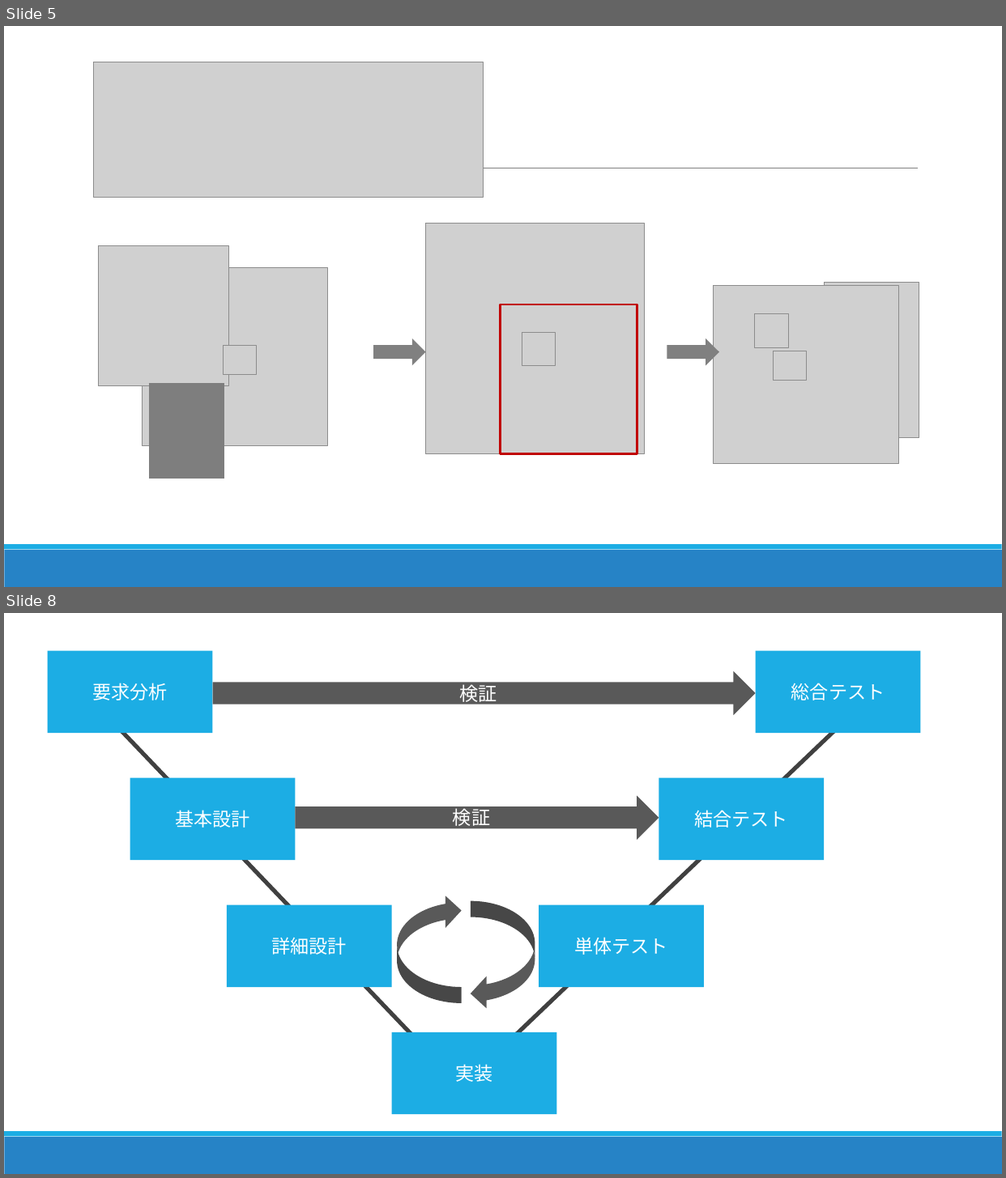
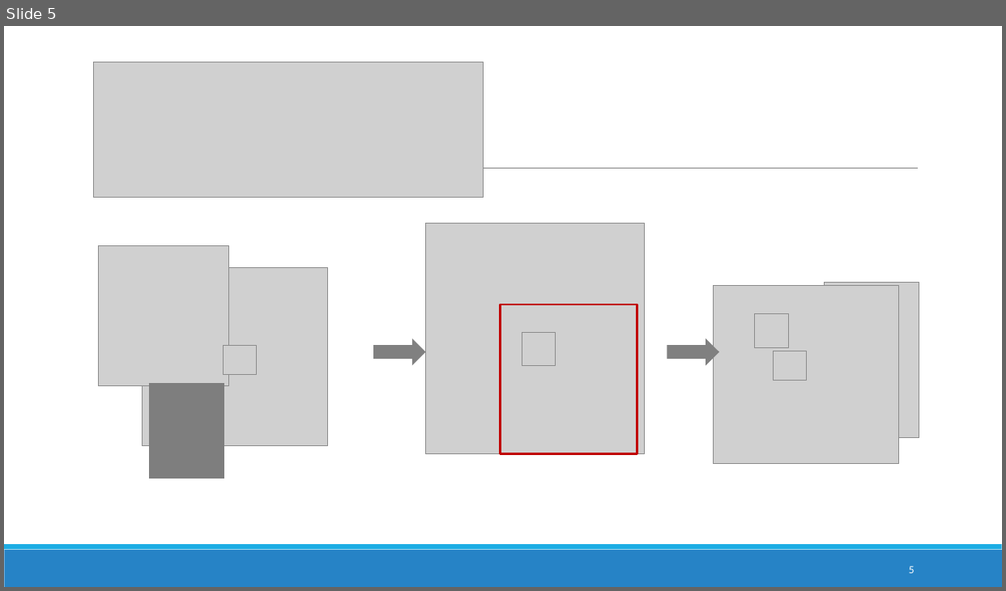
Before and after one commit to DJ956/YoloBarcodeReader, a slide deck: プレゼン/中間報告_danbara.pptx. Shown one above the other, each under a label of ours: slides 5 and 8 before the commit, slide 5 after it; the slides between them are not shown. The pictures are 1006x1178 and 1006x591 pixels, drawn with LibreOffice and Linux fonts; fonts in the diff are those of the drawing; grey boxes stand for pictures; background and template pictures are left out. Boxes give left, top, right and bottom in pixels: in the first picture for what was removed or moved away, otherwise in the second. Text is boxed around its words. In the diff, an @@ line names an element or a change of style, - is before the commit and + after.

```diff
--- a/プレゼン/中間報告_danbara.pptx
+++ b/プレゼン/中間報告_danbara.pptx
@@ slide 8 removed at [4,613,1002,1174], background #FFFFFF; not listed: 2 template elements that a slide beside it also shows @@
@@ rectangle removed at [48,650,213,733] @@
-要求分析
@@ rectangle removed at [756,650,921,733] @@
-総合テスト
@@ right arrow removed at [213,671,756,716] @@
-検証
@@ line removed from (505, 1045) to (864, 703) @@
@@ line removed from (107, 716) to (449, 1073) @@
@@ rectangle removed at [130,777,296,860] @@
-基本設計
@@ rectangle removed at [659,777,825,860] @@
-結合テスト
@@ right arrow removed at [296,796,659,840] @@
-検証
@@ curved left arrow removed at [397,895,462,1003] @@
@@ curved left arrow removed at [471,901,535,1010] @@
@@ rectangle removed at [226,905,392,987] @@
-詳細設計
@@ rectangle removed at [539,905,704,987] @@
-単体テスト
@@ rectangle removed at [392,1033,557,1114] @@
-実装
@@ slide 5 changed as well @@
@@ page number added at [909,566,914,574], 10.5 pt, text #FFFFFF @@
+5
```
Also in this commit, not shown: 7 other slides changed, 3 slides added, 5 other slides removed.
